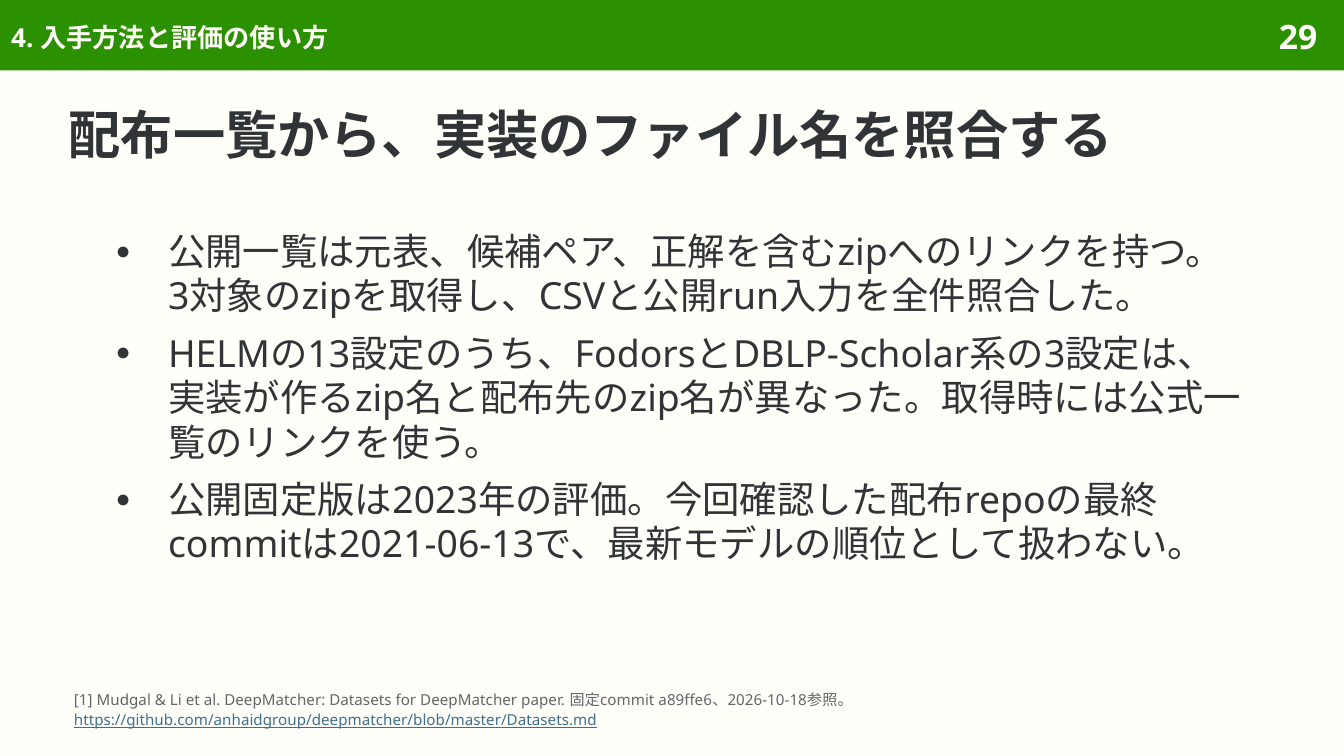
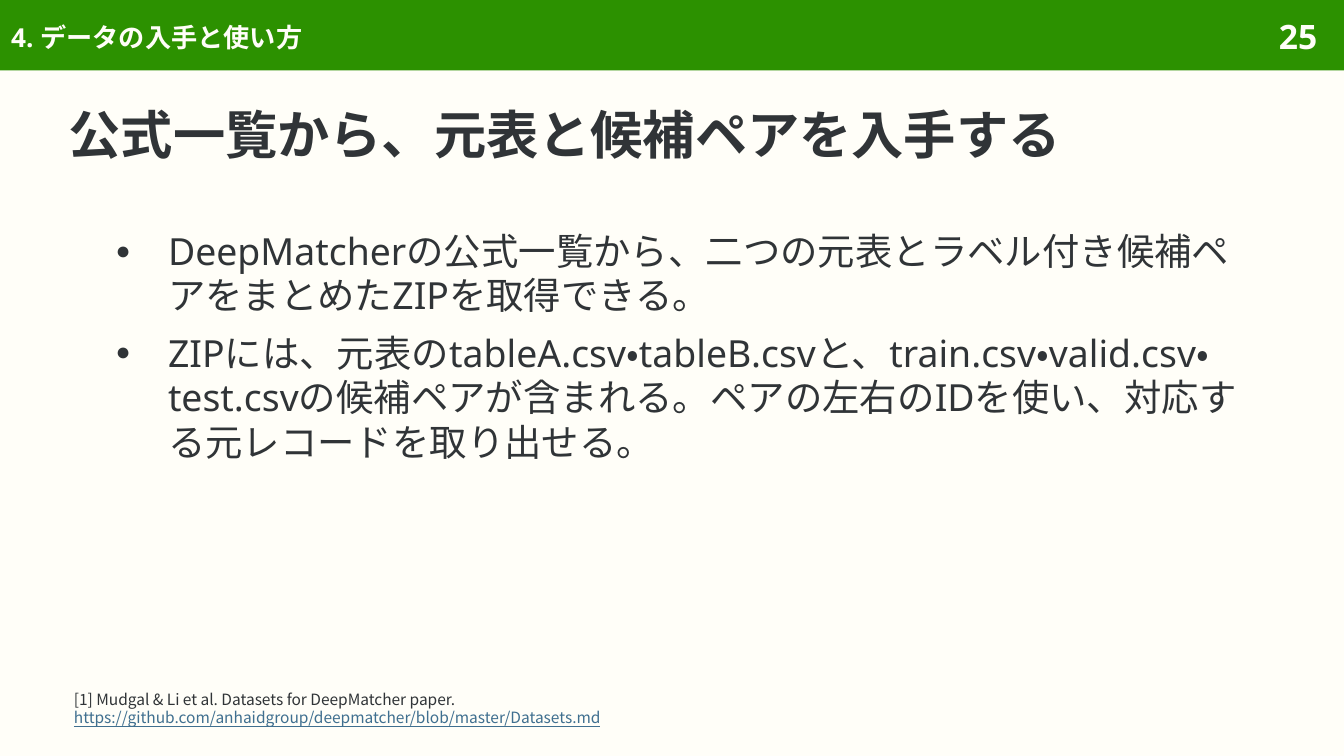
Before and after one commit to sasakiy84/datasets-in-10-minutes, a slide deck: slide 25 of slides/datasets-in-10-minutes-entity-matching.pptx (slide 29 before the commit). Drawn at 1344x756 pixels with LibreOffice and Linux fonts; fonts in the diff are those of the drawing. Boxes give left, top, right and bottom in pixels: in the first picture for what was removed or moved away, otherwise in the second. Text is boxed around its words. In the diff, an @@ line names an element or a change of style, - is before the commit and + after.

Commit message:
Rebuild entity matching around DeepMatcher datasets and record linkage

```diff
--- a/slides/datasets-in-10-minutes-entity-matching.pptx
+++ b/slides/datasets-in-10-minutes-entity-matching.pptx
@@ title at (11,24,302,50): text changed @@
-4. 入手方法と評価の使い方
+4. データの入手と使い方
@@ page number at (1279,24,1317,50): text changed @@
-29
+25
@@ title at (69,109,1061,159): text changed @@
-配布一覧から、実装のファイル名を照合する
+公式一覧から、元表と候補ペアを入手する
@@ text at (168,233,1237,459): text changed @@
-● 公開一覧は元表、候補ペア、正解を含むzipへのリンクを持つ。3対象のzipを取得し、CSVと公開run入力を全件照合した。
-● HELMの13設定のうち、FodorsとDBLP-Scholar系の3設定は、実装が作るzip名と配布先のzip名が異なった。取得時には公式一覧のリンクを使う。
-● 公開固定版は2023年の評価。今回確認した配布repoの最終commitは2021-06-13で、最新モデルの順位として扱わない。
+● DeepMatcherの公式一覧から、二つの元表とラベル付き候補ペアをまとめたZIPを取得できる。
+● ZIPには、元表のtableA.csv・tableB.csvと、train.csv・valid.csv・test.csvの候補ペアが含まれる。ペアの左右のIDを使い、対応する元レコードを取り出せる。
@@ text at (74,692,456,709): text changed; size 8.1 to 8.3 pt; font Noto Sans to Noto Sans CJK JP; text colour #626669 to #303437 @@
-[1] Mudgal & Li et al. DeepMatcher: Datasets for DeepMatcher paper. 固定commit a89ffe6、2026-10-18参照。
+[1] Mudgal & Li et al. Datasets for DeepMatcher paper.
@@ text at (74,708,601,727): size 8.1 to 8.3 pt, font Noto Sans to Noto Sans CJK JP in "https://github.com/anhaidgroup/deepmatcher/blob/master/Datas ..."; line spacing 9.4pt to 1 @@
```
Also in this commit, not shown: 44 other slides changed, 5 slides added, 13 slides removed, 44 other files.
